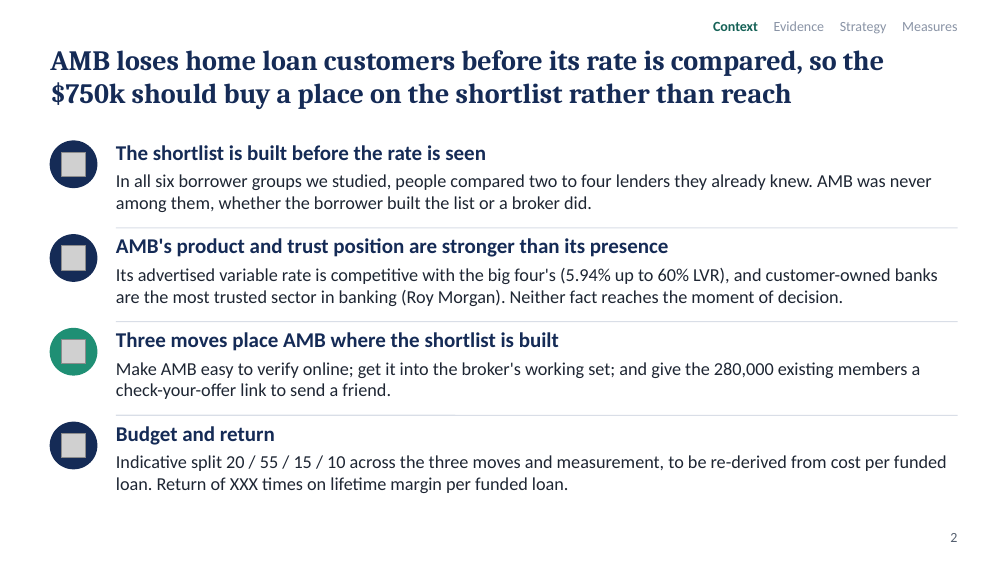
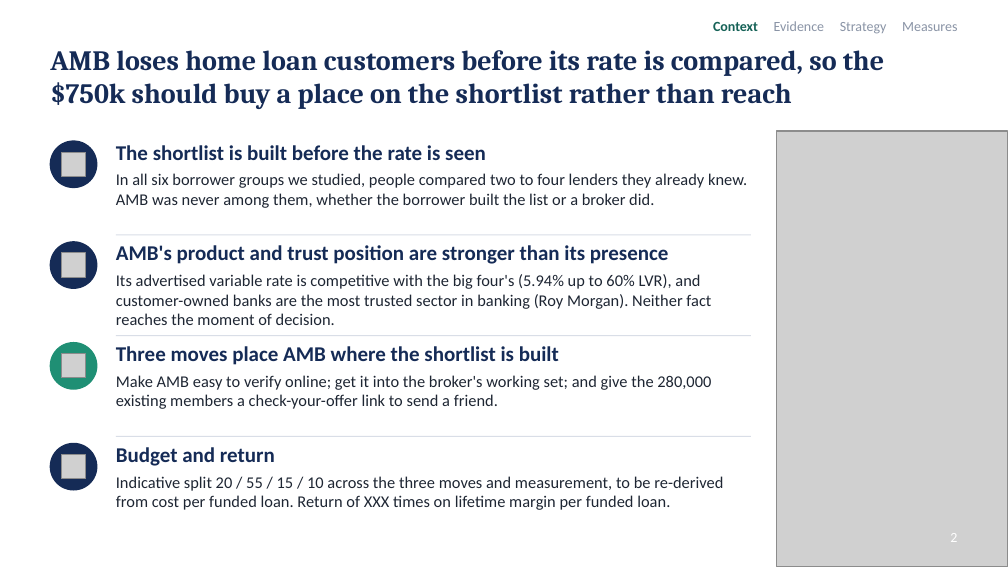
Before and after one commit to Dhurtado10/MKT_Group_Presentation, a slide deck: slide 2 of AMB_Draft_4_remaster_wip.pptx. Drawn at 1008x567 pixels with LibreOffice and Linux fonts; fonts in the diff are those of the drawing; grey boxes stand for pictures. Boxes give left, top, right and bottom in pixels: in the first picture for what was removed or moved away, otherwise in the second. Text is boxed around its words. In the diff, an @@ line names an element or a change of style, - is before the commit and + after.

```diff
--- a/AMB_Draft_4_remaster_wip.pptx
+++ b/AMB_Draft_4_remaster_wip.pptx
@@ picture added at [776,131,1008,567] @@
@@ line moved from (116, 228) - (958, 228) to (116, 235) - (751, 235) @@
@@ ellipse: place and size @@
-ellipse at [50,235,97,281]
+ellipse at [50,242,97,288]
@@ picture: place and size @@
-picture at [61,246,86,270]
+picture at [61,253,86,277]
@@ text "AMB's product and trust position ...": place and size @@
-text "AMB's product and trust position ..." at [116,238,669,257]
+text "AMB's product and trust position ..." at [116,245,669,264]
@@ ellipse: place and size @@
-ellipse at [50,329,97,375]
+ellipse at [50,343,97,389]
@@ picture: place and size @@
-picture at [61,340,86,364]
+picture at [61,354,86,378]
@@ text "Three moves place AMB where ...": place and size @@
-text "Three moves place AMB where ..." at [116,332,559,351]
+text "Three moves place AMB where ..." at [116,346,559,365]
@@ line moved from (116, 322) - (958, 322) to (116, 336) - (751, 336) @@
@@ text "Make AMB easy to verify ...": place and size @@
-text "Make AMB easy to verify ..." at [116,362,921,399]
+text "Make AMB easy to verify ..." at [116,375,711,409]
@@ ellipse: place and size @@
-ellipse at [50,422,97,469]
+ellipse at [50,444,97,490]
@@ text "Budget and return": place and size @@
-text "Budget and return" at [116,426,275,445]
+text "Budget and return" at [116,447,275,466]
@@ line moved from (116, 415) - (958, 415) to (116, 436) - (751, 436) @@
@@ picture: place and size @@
-picture at [61,433,86,458]
+picture at [61,455,86,479]
@@ size 13 to 11.7 pt in 4 elements at [116,173,747,208], [116,274,711,325], [116,375,711,409], [116,476,723,510] @@
@@ text "Indicative split 20 / 55 ...": place and size @@
-text "Indicative split 20 / 55 ..." at [116,455,947,493]
+text "Indicative split 20 / 55 ..." at [116,476,723,510]
@@ text "2" at [950,533,957,542]: text colour #556070 to #FFFFFF @@
```
Also in this commit, not shown: 9 other slides changed, 17 other files.
